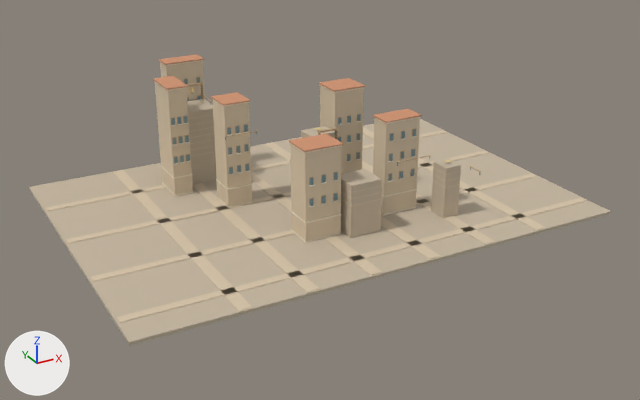
Two versions of the glTF model Game/assets/street/models/ClockworksRoofMasonry.glb, one commit apart.
Before and after are seen from a 50 mm camera at (-51.6, 30.4, 51.5) aimed at (5.6, 134.4, -0.6). The lights are fixed; the arrows at lower left show +X, +Y and +Z. The first picture is the older version. Vertices at exactly the same position are counted once.

Script lines for the objects in view, before the commit:
```python
me_clockworksroofmasonry = bpy.data.meshes.new('ClockworksRoofMasonry')
me_clockworksroofmasonry.from_pydata(...)  # 2714 vertices, 4080 faces; spans x -30.0..42.0, y 113.0..163.0, z -2.3..16.4
me_clockworksroofmasonry.materials.append(mat_dark_ashlar)  # beige #c5b6a0
me_clockworksroofmasonry.materials.append(mat_sandstone)  # beige #d7c5aa
me_clockworksroofmasonry.materials.append(mat_limestone)  # pale yellow #eadec7
me_clockworksroofmasonry.materials.append(mat_terracotta)  # orange #d0936f
me_clockworksroofmasonry.materials.append(mat_oak_edge)  # beige #c0a27e
me_clockworksroofmasonry.materials.append(mat_glass)  # cyan #6f95a0
me_clockworksroofmasonry.materials.append(mat_oak)  # beige #a28669
me_clockworksroofmasonry.materials.append(mat_iron)  # grey #738686
me_clockworksroofmasonry.materials.append(mat_brass)  # yellow #e1c889
# before: 289 (17.8, 127.6, 12.3) at pixel (420, 116), 290 (12.2, 127.6, 12.3) at pixel (386, 122), 293 (17.8, 130.6, 12.3), 295 (12.2, 130.6, 12.3) at pixel (374, 116)
# before: 297 (3.8, 125.2, 11.3) at pixel (341, 144), 298 (-1.6, 125.2, 11.3) at pixel (305, 151), 301 (3.8, 129.4, 11.3), 303 (-1.6, 129.4, 11.3) at pixel (290, 141)
ob_clockworksroofmasonry = bpy.data.objects.new('ClockworksRoofMasonry', me_clockworksroofmasonry)
ob_clockworksroofmasonry.location = (0.0, 0.0, 0.0)
```
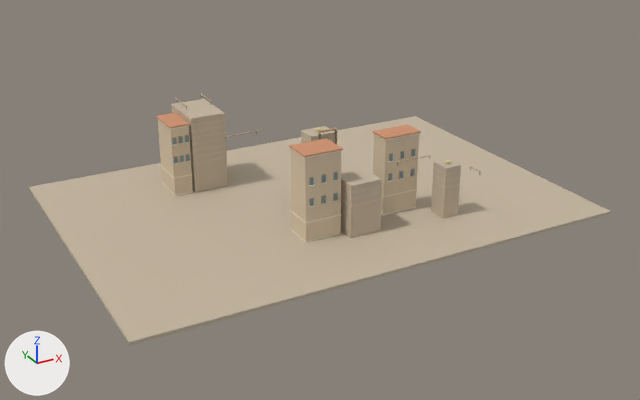
Pixel boxes [x1, y1, x2, y2] of what changed, in the pictures (640 x 400 px; the box of a moved part takes in the faces that stretch with it):
'ClockworksRoofMasonry', reshaped (13% shorter): before [29, 54, 611, 345]; after [29, 93, 611, 345]
part 1 of me_clockworksroofmasonry, moved or reshaped: before [374, 117, 421, 124]; after [373, 133, 420, 140]
part 2 of me_clockworksroofmasonry, moved or reshaped: before [290, 143, 342, 153]; after [290, 148, 342, 158]
part 3 of me_clockworksroofmasonry, moved or reshaped: before [373, 109, 422, 123]; after [372, 124, 421, 139]
part 4 of me_clockworksroofmasonry, moved or reshaped: before [289, 133, 343, 152]; after [289, 138, 343, 157]
part 5 of me_clockworksroofmasonry, added: after [156, 113, 190, 128]
part 6 of me_clockworksroofmasonry, deleted: before [45, 54, 588, 323]
part 7 of me_clockworksroofmasonry, moved or reshaped: before [155, 82, 217, 195]; after [158, 99, 228, 195]
part 8 of me_clockworksroofmasonry, moved or reshaped: before [373, 118, 420, 216]; after [373, 134, 419, 216]
part 9 of me_clockworksroofmasonry, moved or reshaped: before [290, 144, 342, 242]; after [290, 149, 341, 242]

What the commit changed:
me_clockworksroofmasonry is used by ob_clockworksroofmasonry; location (0.0, 0.0, 0.0).
Verts and faces of me_clockworksroofmasonry; kept vertices keep their numbers, new ones are numbered from 2714.
me_clockworksroofmasonry had 2714 vertices, 4080 faces and spanned x -30.0..42.0, y 113.0..163.0, z -2.3..16.4.
me_clockworksroofmasonry now has 1272 vertices, 1908 faces and spans x -30.0..42.0, y 113.0..163.0, z -2.3..11.0.
me_clockworksroofmasonry part 1: the loose piece of 8 vertices spanning x 12.1..17.9, y 127.5..130.7, z 12.1..12.3 is moved by (0.0, 0.0, -2.4).
me_clockworksroofmasonry part 2: the loose piece of 8 vertices spanning x -1.7..3.8, y 125.1..129.5, z 11.1..11.3 is moved by (0.0, 0.0, -0.7).
me_clockworksroofmasonry part 3: the loose piece of 8 vertices spanning x 12.0..18.0, y 127.4..130.8, z 12.3..12.5 is moved by (0.0, 0.0, -2.4).
me_clockworksroofmasonry part 4: the loose piece of 8 vertices spanning x -1.8..3.9, y 125.1..129.6, z 11.3..11.5 is moved by (0.0, 0.0, -0.7).
me_clockworksroofmasonry part 5: a new loose piece, a box spanning x -11.7..-8.5, y 148.4..154.4, z 9.09..9.27, in mat_terracotta (orange #d0936f).
me_clockworksroofmasonry part 6: 180 loose pieces with 1458 vertices, spanning x -29.7..41.7, y 113.2..162.8, z -1.8..16.4, are deleted.
Part 7, on me_clockworksroofmasonry:
36 vertices in x -8.4..-2.9, y 151.4, z -1.8..10.1 move by (0.0, -3.0, 0.0).
4 vertices in x -11.5..-8.7, y 148.6..154.2, z 14.9 move by (0.0, 0.0, -5.8).
Part 8, on me_clockworksroofmasonry:
Vertices 289, 290, 293, 295 move by (0.0, 0.0, -2.4).
Part 9, on me_clockworksroofmasonry:
Vertices 297, 298, 301, 303 move by (0.0, 0.0, -0.7).
Other edits to the shape of me_clockworksroofmasonry do not show in these pictures.
